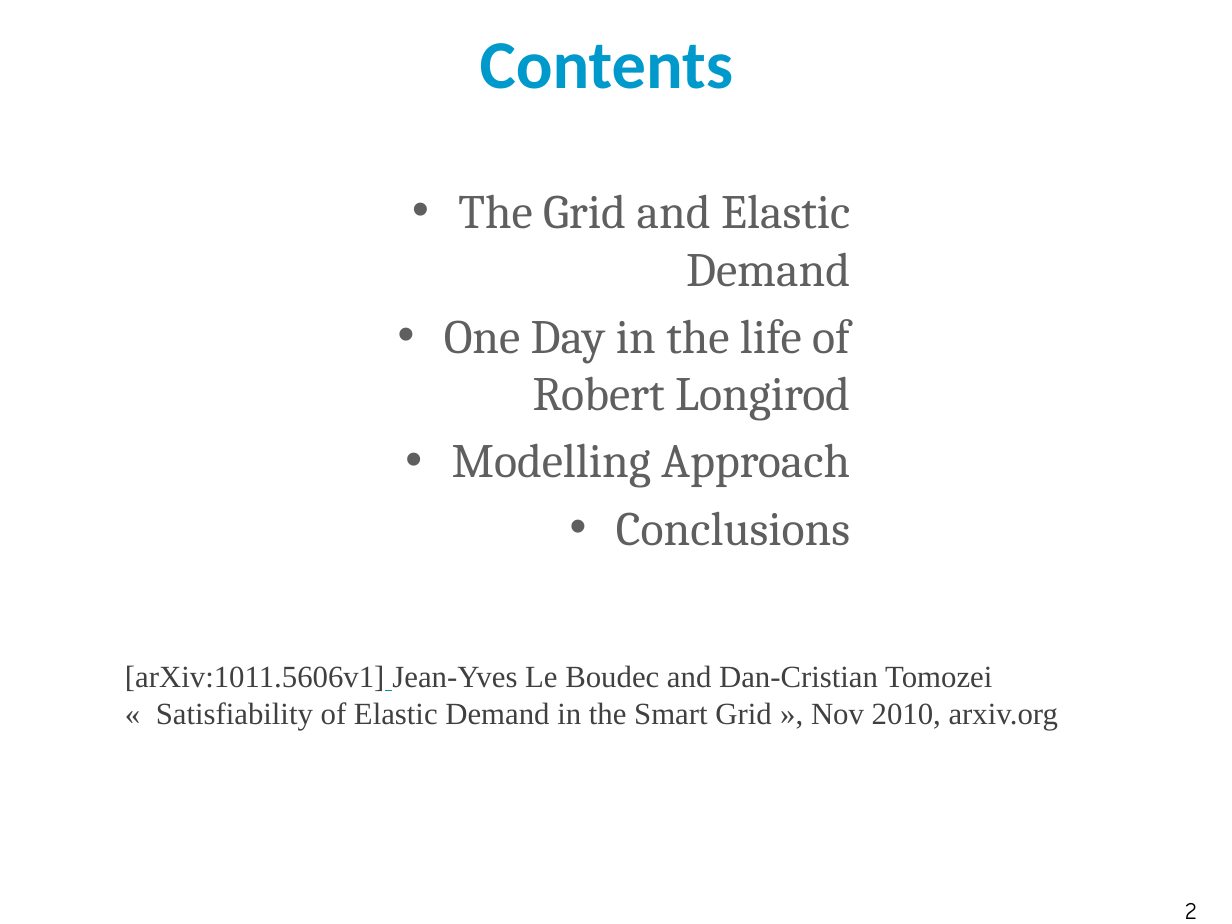
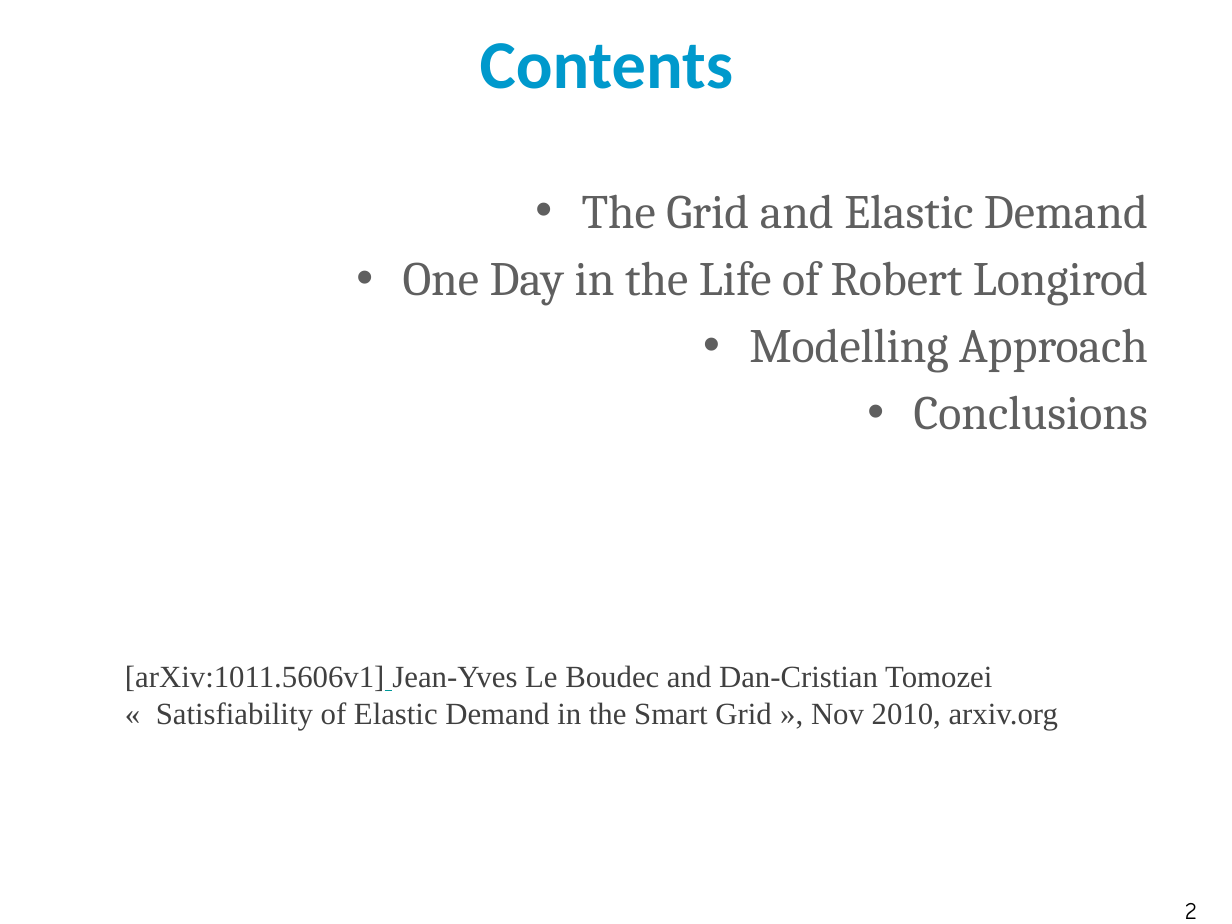
Before and after one commit to leboudec/leboudec, a slide deck: slide 2 of resources/adaptiveAppliances.pptx. Drawn at 1232x924 pixels with LibreOffice and Linux fonts; fonts in the diff are those of the drawing. Boxes give left, top, right and bottom in pixels: in the first picture for what was removed or moved away, otherwise in the second. Text is boxed around its words. In the diff, an @@ line names an element or a change of style, - is before the commit and + after.

```diff
--- a/resources/adaptiveAppliances.pptx
+++ b/resources/adaptiveAppliances.pptx
@@ text "The Grid and Elastic Demand": place and size @@
-text "The Grid and Elastic Demand" at <box>444,194,850,546</box>
+text "The Grid and Elastic Demand" at <box>403,194,1148,430</box>
@@ text at <box>403,261,1148,305</box>: text changed @@
-• One Day in the life of Robert Longirod
+• One Day in the Life of Robert Longirod
```
